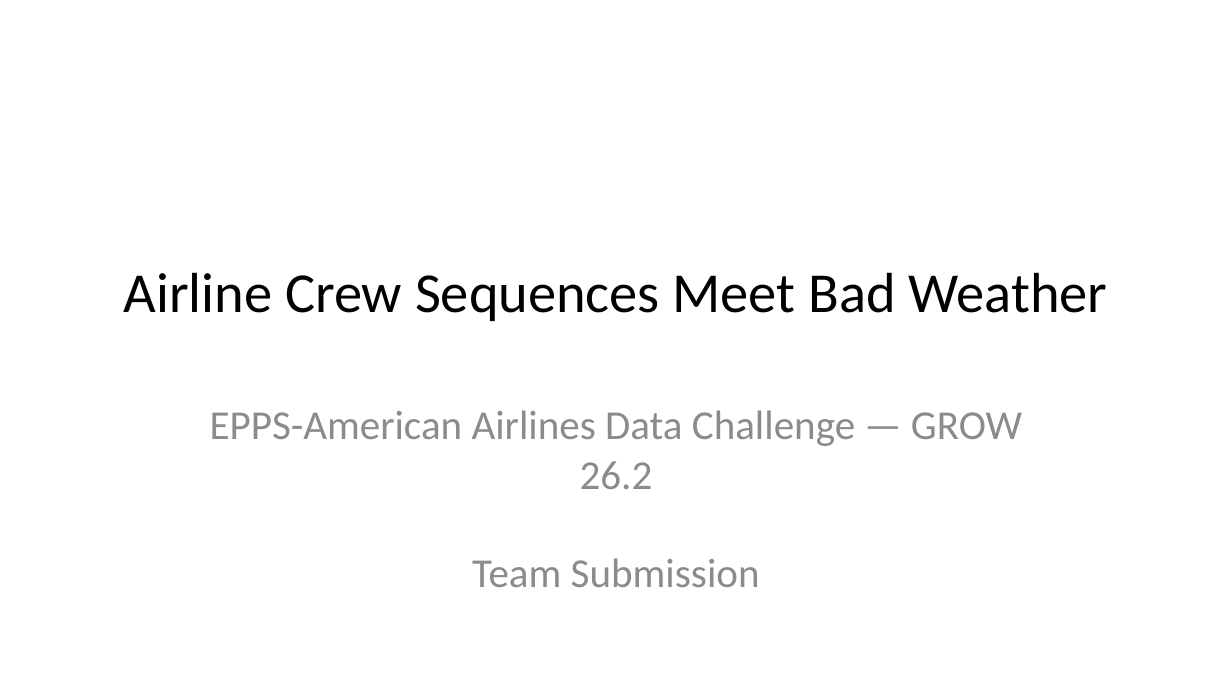
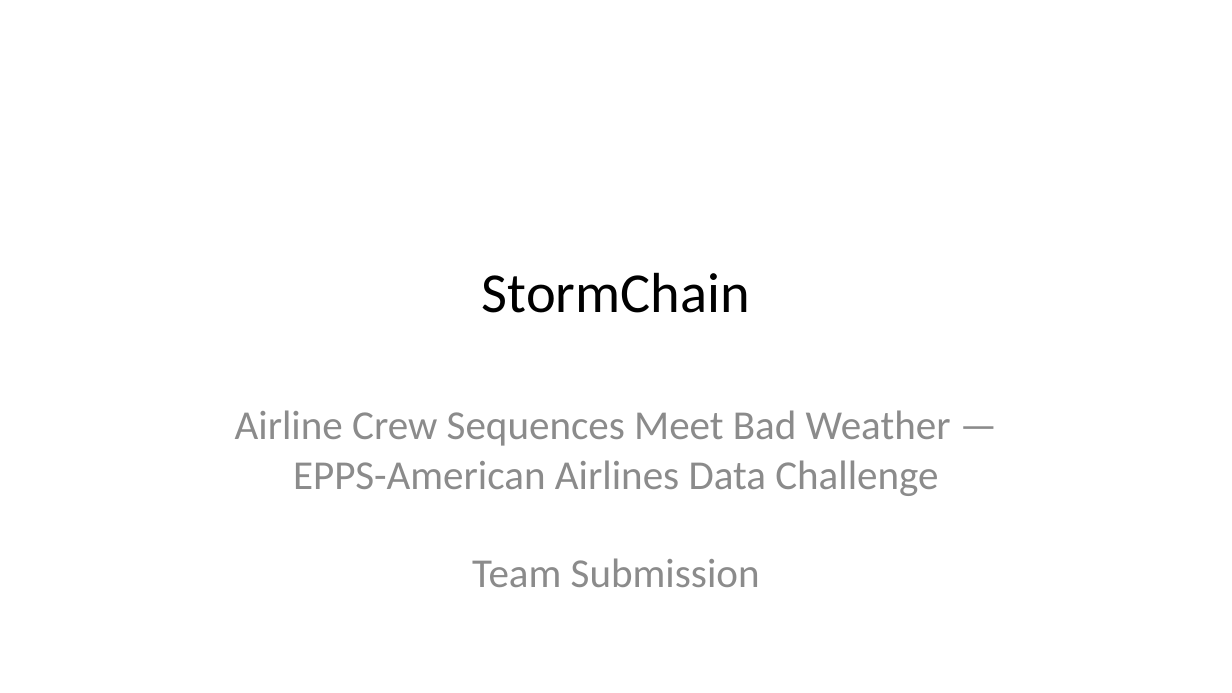
Before and after one commit to drPod/stormchain, a slide deck: slide 1 of report/presentation.pptx. Drawn at 1232x693 pixels with LibreOffice and Linux fonts; fonts in the diff are those of the drawing. Boxes give left, top, right and bottom in pixels: in the first picture for what was removed or moved away, otherwise in the second. Text is boxed around its words. In the diff, an @@ line names an element or a change of style, - is before the commit and + after.

Commit message:
Rebrand to StormChain across repo, report, presentation, and dashboard

```diff
--- a/report/presentation.pptx
+++ b/report/presentation.pptx
@@ title at [482, 272, 750, 313]: text changed @@
-Airline Crew Sequences Meet Bad Weather
+StormChain
@@ subtitle at [235, 410, 951, 587]: text changed @@
-EPPS-American Airlines Data Challenge — GROW 26.2
-Team Submission
+Airline Crew Sequences Meet Bad Weather — EPPS-American Airlines Data Challenge
+Team Submission
```
Also in this commit, not shown: 1 other slide changed, 7 other files.
